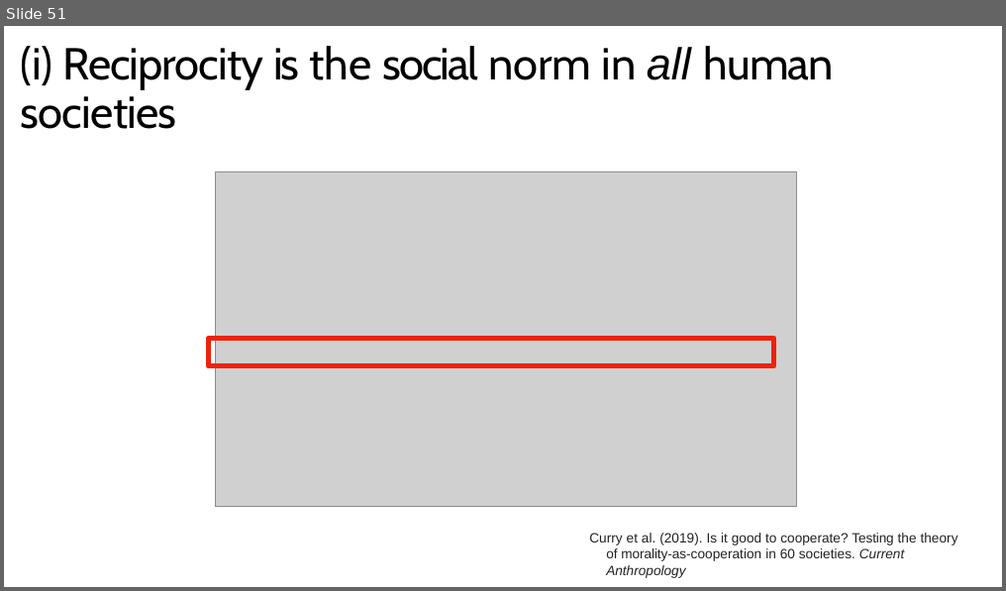
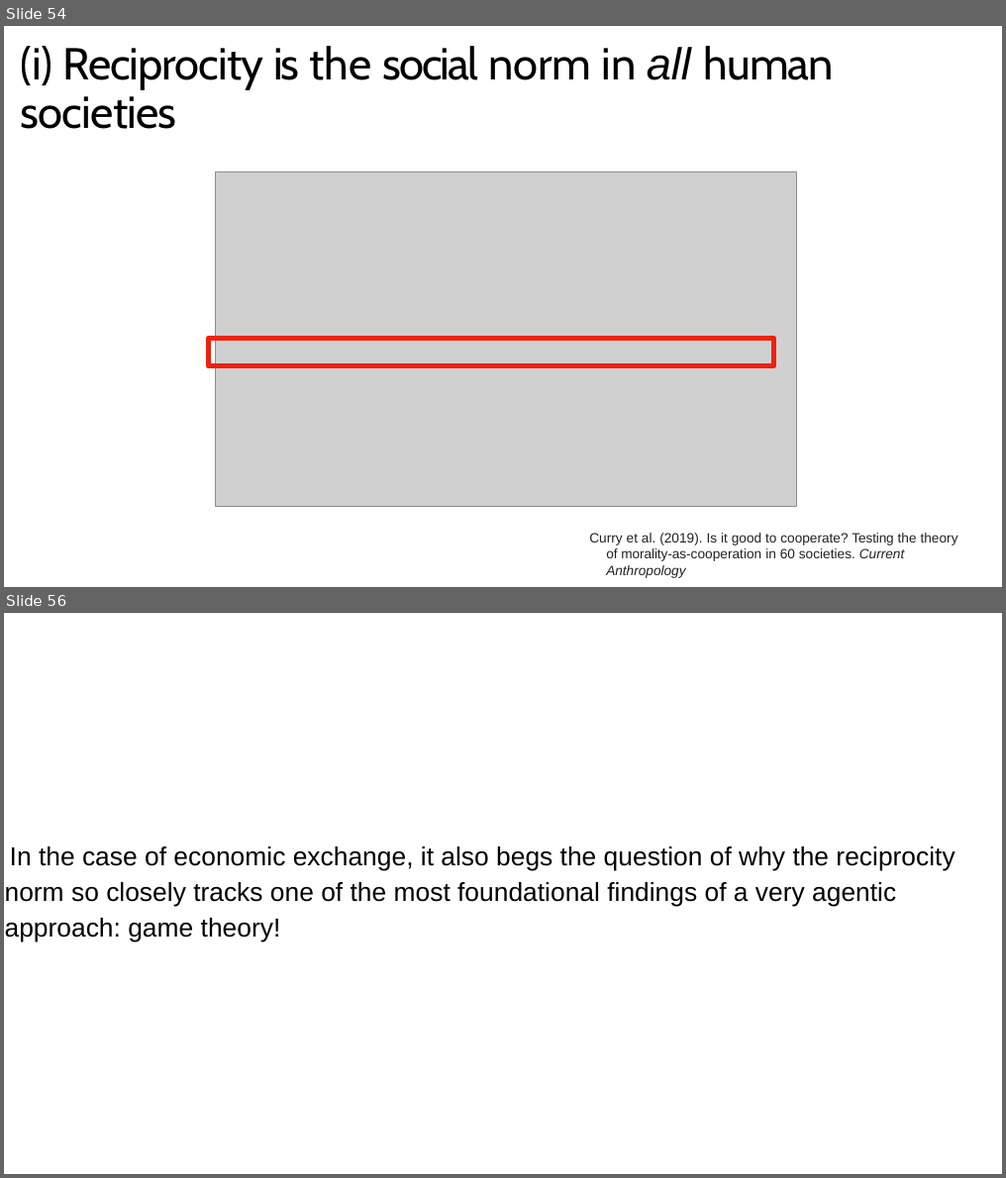
Before and after one commit to aminelasso/SOC501-2026, a slide deck: Week 3/Week 3.pptx. Shown one above the other, each under a label of ours: slide 51 before the commit, slides 54 and 56 after it; the slides between them are not shown. The pictures are 1006x591 and 1006x1178 pixels, drawn with LibreOffice and Linux fonts; fonts in the diff are those of the drawing; grey boxes stand for pictures. Boxes give left, top, right and bottom in pixels: in the first picture for what was removed or moved away, otherwise in the second. Text is boxed around its words. In the diff, an @@ line names an element or a change of style, - is before the commit and + after.

```diff
--- a/Week 3/Week 3.pptx
+++ b/Week 3/Week 3.pptx
@@ slide 56 added at bbox=[4, 613, 1002, 1174], background #FFFFFF @@
@@ text added at bbox=[5, 847, 954, 943], 25.2 pt, text #000000 @@
+In the case of economic exchange, it also begs the question of why the reciprocity norm so closely tracks one of the most foundational findings of a very agentic approach: game theory!
@@ what was slide 51 is now slide 54 @@
```
Also in this commit, not shown: 11 slides changed, 23 other slides added, 2 slides removed.
